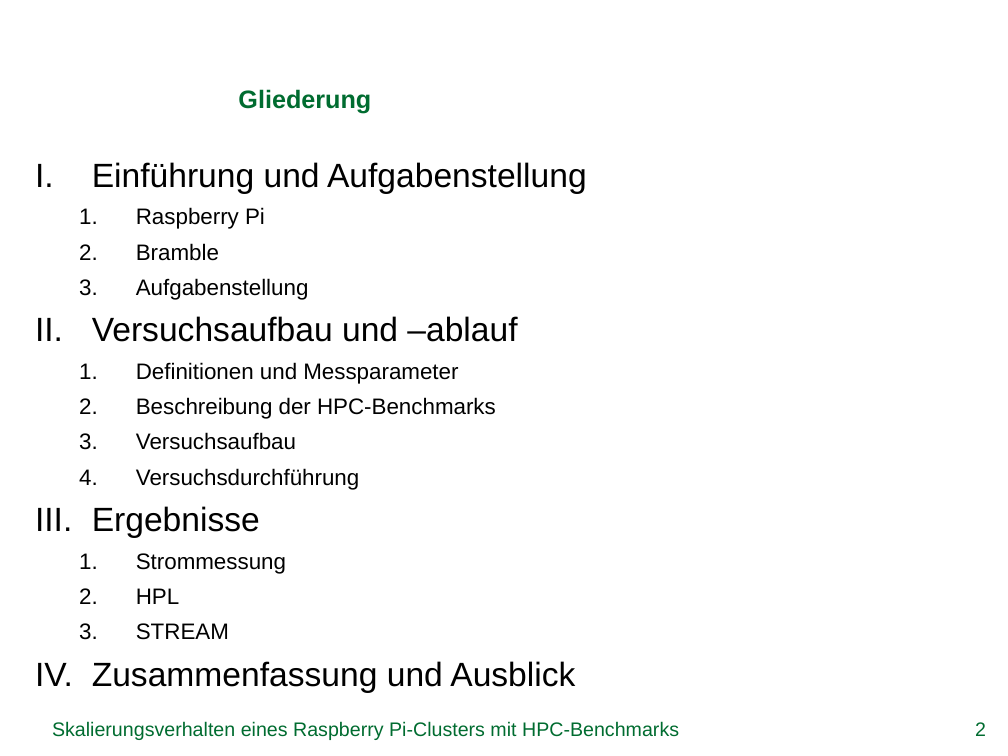
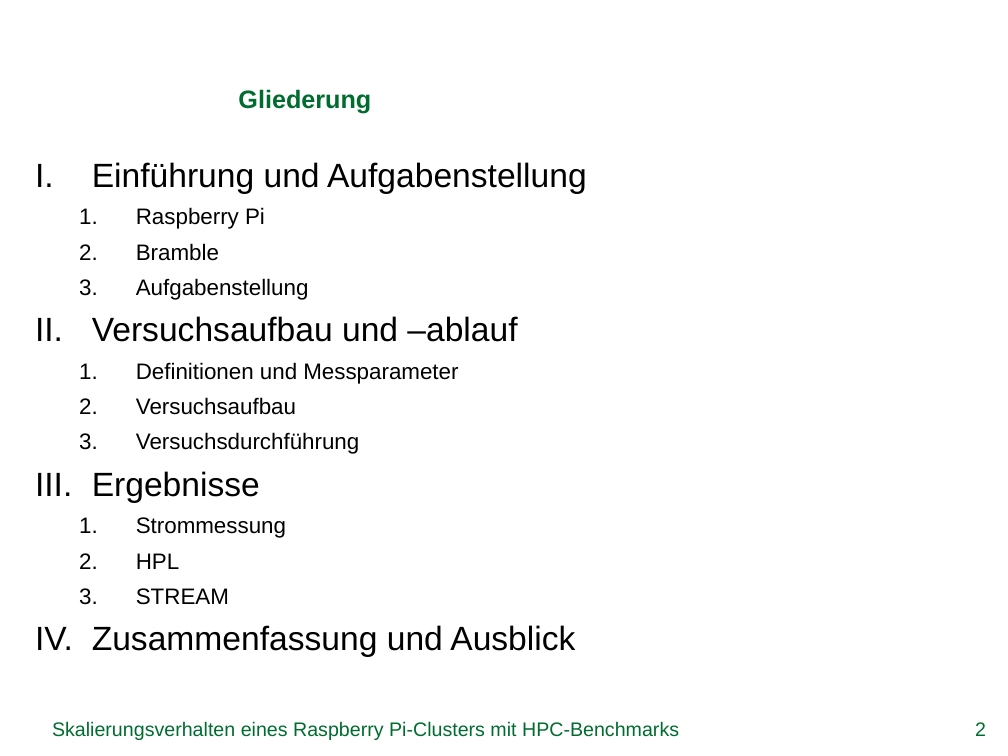
Before and after one commit to missgreenwood/bachelor-arbeit, a slide deck: slide 2 of Disputation/grei14.pptx. Drawn at 1008x756 pixels with LibreOffice and Linux fonts; fonts in the diff are those of the drawing; background and template pictures are left out. Boxes give left, top, right and bottom in pixels: in the first picture for what was removed or moved away, otherwise in the second. Text is boxed around its words. In the diff, an @@ line names an element or a change of style, - is before the commit and + after.

```diff
--- a/Disputation/grei14.pptx
+++ b/Disputation/grei14.pptx
@@ text at [136, 397, 496, 419]: paragraph removed @@
-  2. Beschreibung der HPC-Benchmarks
```
Also in this commit, not shown: 2 other slides changed, 7 slides added, 2 other files.
